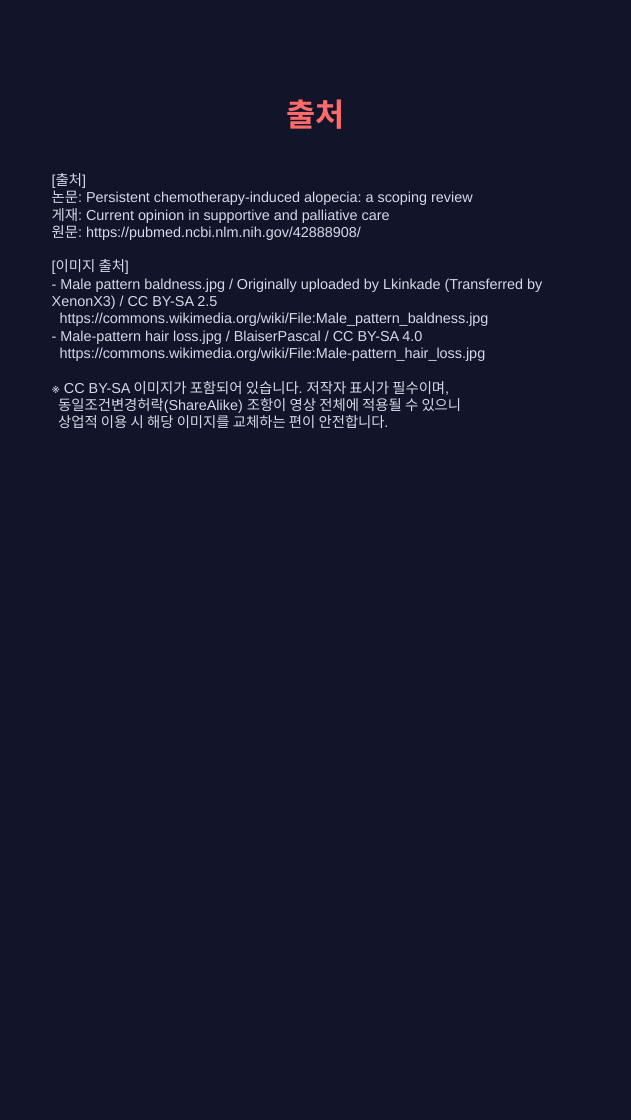
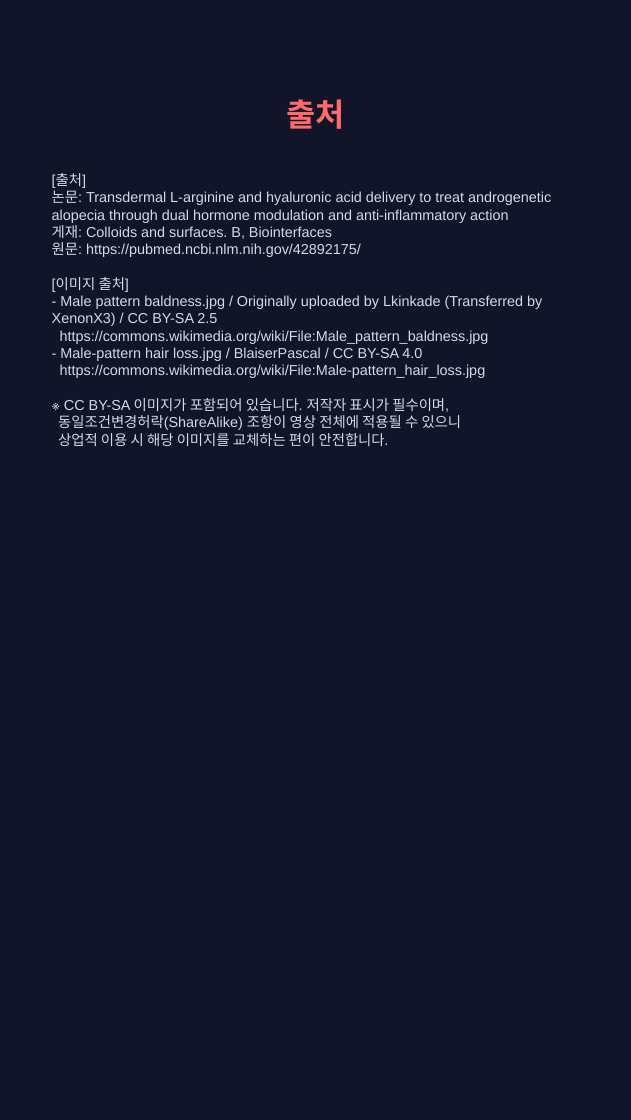
Before and after one commit to hyokang2010-BJ-ANTH/product-builder-test, a slide deck: slide 9 of pwa/data/latest/slides.pptx (slide 8 before the commit). Drawn at 631x1120 pixels with LibreOffice and Linux fonts; fonts in the diff are those of the drawing. Boxes give left, top, right and bottom in pixels: in the first picture for what was removed or moved away, otherwise in the second. Text is boxed around its words. In the diff, an @@ line names an element or a change of style, - is before the commit and + after.

```diff
--- a/pwa/data/latest/slides.pptx
+++ b/pwa/data/latest/slides.pptx
@@ text at bbox=[52, 173, 551, 446]: text changed @@
-[출처]
-논문: Persistent chemotherapy-induced alopecia: a scoping review
-게재: Current opinion in supportive and palliative care
-원문: https://pubmed.ncbi.nlm.nih.gov/42888908/
-[이미지 출처]
-- Male pattern baldness.jpg / Originally uploaded by Lkinkade (Transferred by XenonX3) / CC BY-SA 2.5
-https://commons.wikimedia.org/wiki/File:Male_pattern_baldness.jpg
-- Male-pattern hair loss.jpg / BlaiserPascal / CC BY-SA 4.0
-https://commons.wikimedia.org/wiki/File:Male-pattern_hair_loss.jpg
-※ CC BY-SA 이미지가 포함되어 있습니다. 저작자 표시가 필수이며,
-동일조건변경허락(ShareAlike) 조항이 영상 전체에 적용될 수 있으니
-상업적 이용 시 해당 이미지를 교체하는 편이 안전합니다.
+[출처]
+논문: Transdermal L-arginine and hyaluronic acid delivery to treat androgenetic alopecia through dual hormone modulation and anti-inflammatory action
+게재: Colloids and surfaces. B, Biointerfaces
+원문: https://pubmed.ncbi.nlm.nih.gov/42892175/
+[이미지 출처]
+- Male pattern baldness.jpg / Originally uploaded by Lkinkade (Transferred by XenonX3) / CC BY-SA 2.5
+https://commons.wikimedia.org/wiki/File:Male_pattern_baldness.jpg
+- Male-pattern hair loss.jpg / BlaiserPascal / CC BY-SA 4.0
+https://commons.wikimedia.org/wiki/File:Male-pattern_hair_loss.jpg
+※ CC BY-SA 이미지가 포함되어 있습니다. 저작자 표시가 필수이며,
+동일조건변경허락(ShareAlike) 조항이 영상 전체에 적용될 수 있으니
+상업적 이용 시 해당 이미지를 교체하는 편이 안전합니다.
```
Also in this commit, not shown: 1 other slide changed, 5 slides added, 4 slides removed, 26 other files.
